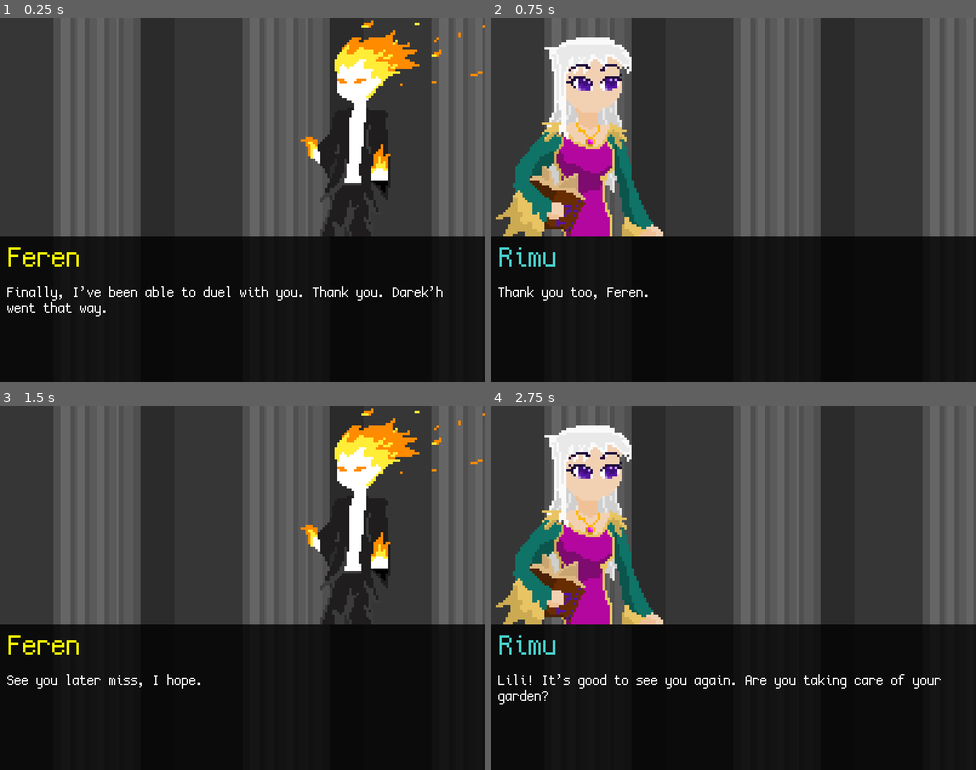
Above: before the commit, frames 1-4 (two rows, left to right).
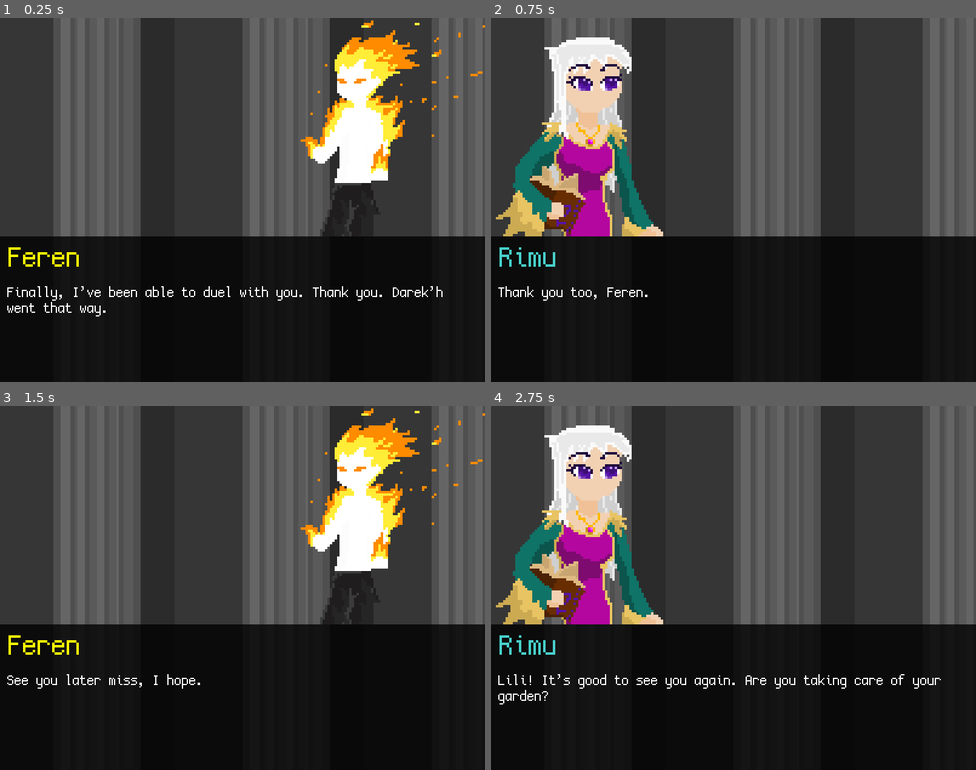
Above: after the commit, the same moments.

Repository: Voltinus/rimu
Game: Godot game, scene res://levels/Dialogue2FerenAfter/Dialogue2FerenAfter.tscn
Same seed, same stepped clock (60 frames per second), same inputs: the game is played once before the commit and once after it. This scene is started directly instead of the project's main scene.
Inputs:
- Up to frame 1 (0.25 s): no input
- Up to frame 2 (0.75 s): tap Enter (dialogue_skip) at 0.5 s; hold D (move_right) from 0.53 s (still down)
- Up to frame 3 (1.5 s): tap Space at 1.25 s; release D (move_right) at 1.28 s; hold S (move_down) from 1.28 s (still down)
- Up to frame 4 (2.75 s): tap Enter (dialogue_skip) at 2 s; release S (move_down) at 2.03 s; hold D (move_right) from 2.03 s (still down)

The runs differ from the first frame. In frame 1, 2.4% of the frame differs, in the area x 64-95%, y 12-51%; in frame 2, nothing differs; in frame 3, 2.4%; in frame 4, nothing differs.

Commit message:
Added some translations and alternative character sprites

Diff:
--- a/levels/Dialogue1FerenBefore/Dialogue1FerenBefore.gd
+++ b/levels/Dialogue1FerenBefore/Dialogue1FerenBefore.gd
@@ -5,7 +5,7 @@
 		["Rimu",  "DIAL_RIMU1"],
 		["Feren", "DIAL_FEREN1"],
 		["Rimu",  "DIAL_RIMU2"],
-		["Feren", "DIAL_FEREN2"]
+		["Feren2", "DIAL_FEREN2"]
 	]
 
 	next_stage = "Level1Fire"
--- a/levels/Dialogue1FerenBefore/Dialogue1FerenBefore.tscn
+++ b/levels/Dialogue1FerenBefore/Dialogue1FerenBefore.tscn
@@ -5,5 +5,3 @@
 
 [node name="Dialogue1FerenBefore" instance=ExtResource( 1 )]
 script = ExtResource( 2 )
-dialogue_lines = [ [ "Rimu", "DIAL_RIMU1" ], [ "Feren", "DIAL_FEREN1" ], [ "Rimu", "DIAL_RIMU2" ], [ "Feren", "DIAL_FEREN2" ] ]
-next_stage = "Level1Fire"
--- a/levels/Dialogue2FerenAfter/Dialogue2FerenAfter.gd
+++ b/levels/Dialogue2FerenAfter/Dialogue2FerenAfter.gd
@@ -2,9 +2,9 @@
 
 func _ready():
 	dialogue_lines = [
-		["Feren", "DIAL_FEREN3"],
+		["Feren2", "DIAL_FEREN3"],
 		["Rimu",  "DIAL_RIMU3"],
-		["Feren", "DIAL_FEREN4"]
+		["Feren2", "DIAL_FEREN4"]
 	]
 
 	next_stage = "Dialogue3LiliBefore"
--- a/levels/Dialogue3LiliBefore/Dialogue3LiliBefore.gd
+++ b/levels/Dialogue3LiliBefore/Dialogue3LiliBefore.gd
@@ -7,7 +7,7 @@
 		["Rimu", "DIAL_RIMU5"],
 		["Lili", "DIAL_LILI2"],
 		["Rimu", "DIAL_RIMU6"],
-		["Lili", "DIAL_LILI3"]
+		["Lili2", "DIAL_LILI3"]
 	]
 
 	next_stage = "Level2Earth"
--- a/levels/Dialogue6VadaAfter/Dialogue6VadaAfter.gd
+++ b/levels/Dialogue6VadaAfter/Dialogue6VadaAfter.gd
@@ -4,7 +4,7 @@
 	dialogue_lines = [
 		["Vada", "DIAL_VADA3"],
 		["Rimu", "DIAL_RIMU14"],
-		["Vada", "DIAL_VADA4"],
+		["Vada2", "DIAL_VADA4"],
 		["Rimu", "DIAL_RIMU15"]
 	]
 
--- a/levels/Dialogue8AriaAfter/Dialogue8AriaAfter.gd
+++ b/levels/Dialogue8AriaAfter/Dialogue8AriaAfter.gd
@@ -3,9 +3,9 @@
 func _ready():
 	dialogue_lines = [
 		["Rimu", "DIAL_RIMU20"],
-		["Aria", "DIAL_ARIA4"],
+		["Aria2", "DIAL_ARIA4"],
 		["Rimu", "DIAL_RIMU21"],
-		["Aria", "DIAL_ARIA5"]
+		["Aria2", "DIAL_ARIA5"]
 	]
 
 	next_stage = "Dialogue9DarekhBefore"
--- a/misc/translations.csv
+++ b/misc/translations.csv
@@ -9,8 +9,8 @@
 STORY2;Some knowledge however was strictly forbidden to explore.;Pewna wiedza była jednak surowo zabroniona.;STORY2_eo
 STORY3;Eventually, the tension of imposed bans broke down, and shook the whole academy, as the students' rebelion took more and more lives.;Pewnego dnia, napięcie spowodowane zakazami pękło, a bunt uczniów pochłaniał coraz to więcej żyć.;STORY3_eo
 STORY4;Rimu, the academy's Librarian, is its last hope.;Rimu, Bibliotekarz Akademii, jest jej ostatnią nadzieją.;Rimu, la Bibliotekisto
-DIAL_RIMU1;Feren! You know you don't have to do this.;Feren! Wiesz, że nie musisz tego robić.;DIAL_RIMU1_eo
-DIAL_FEREN1;I know miss Rimu. I really liked you, but I can't let you ruin what we've accomplished.;Wiem pani Rimu. Naprawdę panią lubiłem, ale nie pozwolę pani zrujnować tego, co osiągnęliśmy.;DIAL_FEREN1_eo
+DIAL_RIMU1;Feren! You know you don't have to do this.;Feren! Wiesz, że nie musisz tego robić.;Feren! Vi scias, ke vi ne devas fari tion.
+DIAL_FEREN1;I know miss Rimu. I really liked you, but I can't let you ruin what we've accomplished.;Wiem pani Rimu. Naprawdę panią lubiłem, ale nie pozwolę pani zrujnować tego, co osiągnęliśmy.;Mi scias, sinjorino Rimu. Mi tre ŝatis vin, sed mi
 DIAL_RIMU2;Accomplished? You've destroyed most of the Academy!;Osiągnęliście? Zniszczyliście większość Akademii!;DIAL_RIMU2_eo
 DIAL_FEREN2;Most of us would disagree with you... I'm sorry, but I won't let you overthrow this.;Większość z nas by się z panią nie zgodziła… Przykro mi, ale nie pozwolę pani tego obalić.;DIAL_FEREN2_eo
 DIAL_FEREN3;Finally, I’ve been able to duel with you. Thank you. Darek’h went that way.;W końcu udało mi się z panią zmierzyć. Dziękuję. Darek’h poszedł w tamtą stronę.;DIAL_FEREN3_eo
--- a/templates/Dialogue/Dialogue.gd
+++ b/templates/Dialogue/Dialogue.gd
@@ -6,7 +6,12 @@
 	"Vada":    preload("res://templates/Dialogue/character_water.png"),
 	"Aria":    preload("res://templates/Dialogue/character_air.png"),
 	"Lili":    preload("res://templates/Dialogue/character_earth.png"),
-	"Darek'h": preload("res://templates/Dialogue/character_dark.png")
+	"Darek'h": preload("res://templates/Dialogue/character_dark.png"),
+	"Feren2":   preload("res://templates/Dialogue/character_fire2.png"),
+	"Vada2":    preload("res://templates/Dialogue/character_water2.png"),
+	"Aria2":    preload("res://templates/Dialogue/character_air2.png"),
+	"Lili2":    preload("res://templates/Dialogue/character_earth2.png"),
+	"Darek'h2": preload("res://templates/Dialogue/character_dark2.png")
 }
 
 var name_colors = {
@@ -59,6 +64,10 @@
 		$CharacterOther.texture = textures[name]
 		$CharacterOther.texture.set_flags(3) # defaults, but without filter
 
+	$Text.text = text
+
+	if name[-1] == "2":
+		name = name.substr(0, len(name)-1)
+
 	$Name.text = "???" if unknown_name else name
 	$Name.modulate = name_colors[name]
-	$Text.text = text
Not shown, changed: misc/translations.csv.import
Binary file changed: misc/translations.en.translation
Binary file changed: misc/translations.eo.translation
Binary file changed: misc/translations.pl.translation
Binary file added: templates/Dialogue/character_air2.png
Not shown, added: templates/Dialogue/character_air2.png.import
Binary file added: templates/Dialogue/character_dark2.png
Not shown, added: templates/Dialogue/character_dark2.png.import
Binary file added: templates/Dialogue/character_earth2.png
Not shown, added: templates/Dialogue/character_earth2.png.import
Binary file added: templates/Dialogue/character_fire2.png
Not shown, added: templates/Dialogue/character_fire2.png.import
(and 6 more such lines)
